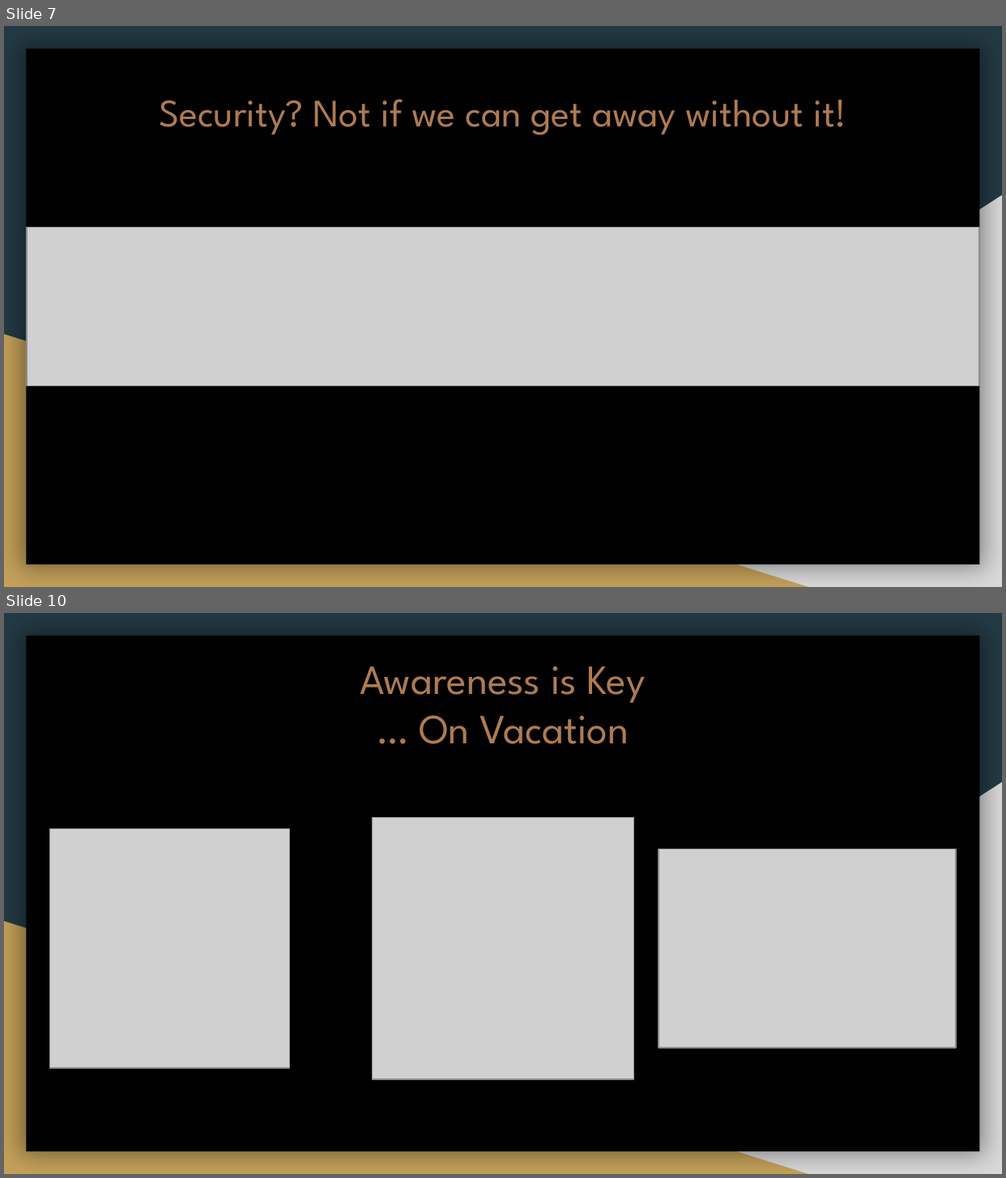
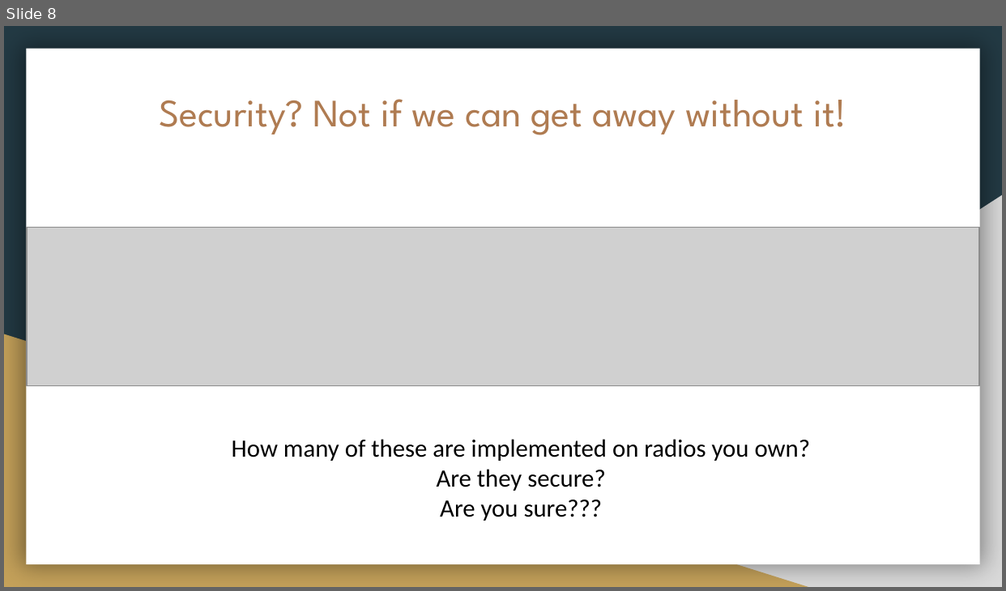
Before and after one commit to backwardn/siginttablet, a slide deck: CircleCityCon 2019/RadioInstigator CCC version.pptx. Shown one above the other, each under a label of ours: slides 7 and 10 before the commit, slide 8 after it; the slides between them are not shown. The pictures are 1006x1178 and 1006x591 pixels, drawn with LibreOffice and Linux fonts; fonts in the diff are those of the drawing; grey boxes stand for pictures. Boxes give left, top, right and bottom in pixels: in the first picture for what was removed or moved away, otherwise in the second. Text is boxed around its words. In the diff, an @@ line names an element or a change of style, - is before the commit and + after.

```diff
--- a/CircleCityCon 2019/RadioInstigator CCC version.pptx
+++ b/CircleCityCon 2019/RadioInstigator CCC version.pptx
@@ slide 10 removed at (4,613,1002,1174), background #233A44; not listed: 3 template elements that a slide beside it also shows @@
@@ text removed at (360,666,646,744) @@
-Awareness is Key
-… On Vacation
@@ picture removed at (50,828,289,1068) @@
@@ picture removed at (373,818,635,1080) @@
@@ picture removed at (658,850,956,1048) @@
@@ what was slide 7 is now slide 8 @@
@@ slide 8 changed as well @@
@@ rectangle at (26,49,980,565): fill #000000 to #FFFFFF @@
@@ text added at (232,439,811,521), 18 pt, text #000000 @@
+How many of these are implemented on radios you own?
+Are they secure?
+Are you sure???
```
Also in this commit, not shown: 14 other slides changed, 16 slides added, 4 other slides removed, 17 other files.
